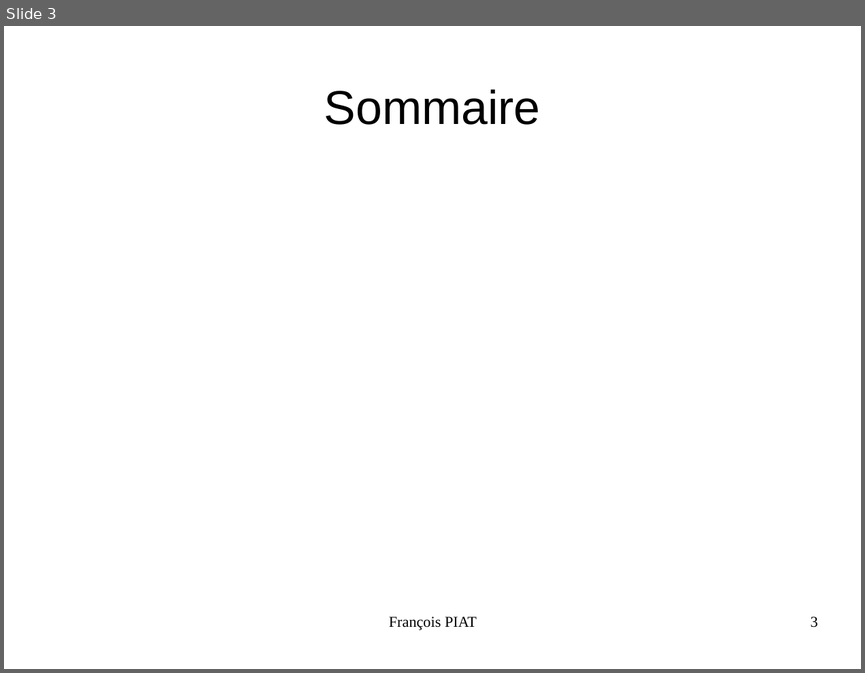
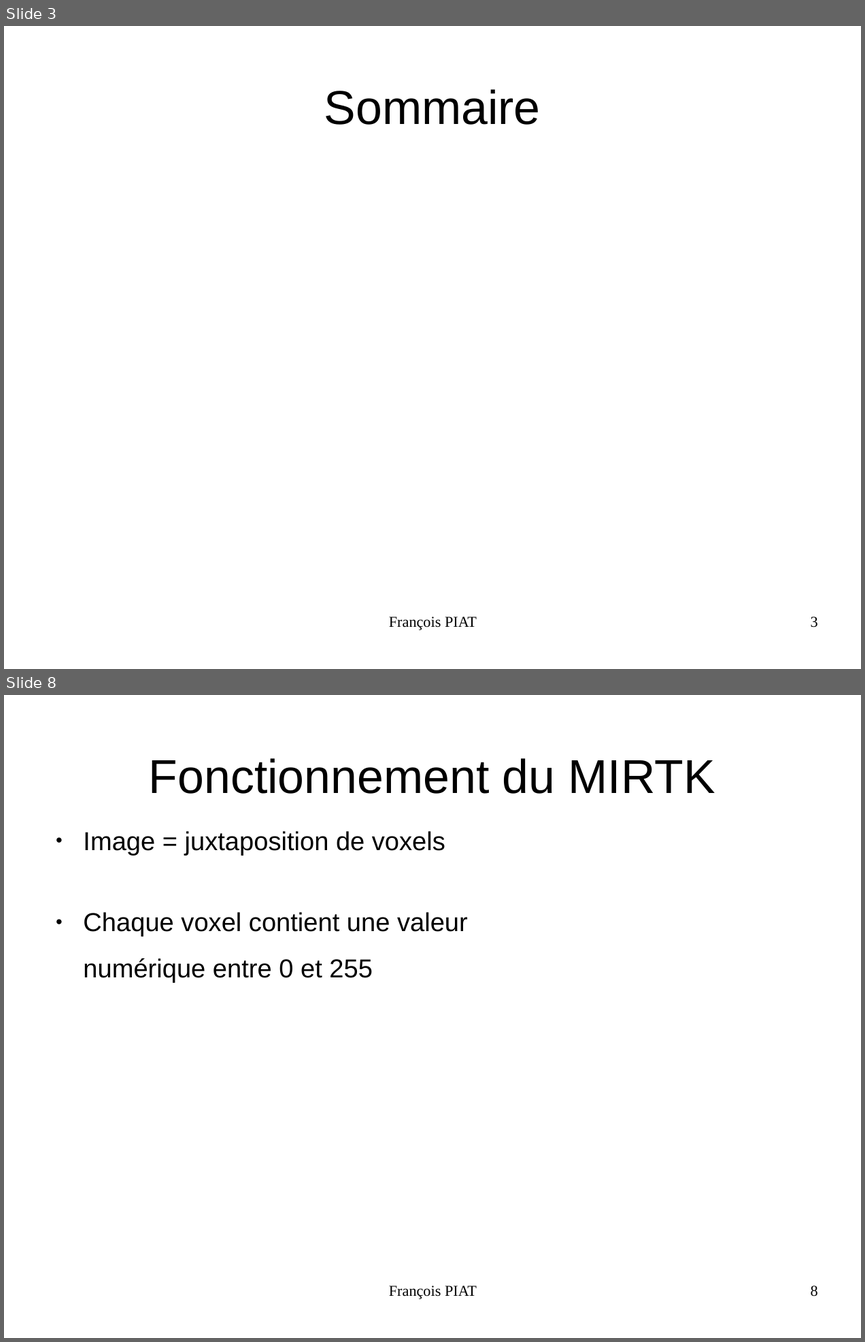
Before and after one commit to piatf/Report-2016-interniship-BioMedIA, a slide deck: presentation.odp. Shown one above the other, each under a label of ours: slide 3 before the commit, slides 3 and 8 after it; the slides between them are not shown. The pictures are 865x673 and 865x1342 pixels, drawn with LibreOffice and Linux fonts; fonts in the diff are those of the drawing. Boxes give left, top, right and bottom in pixels: in the first picture for what was removed or moved away, otherwise in the second. Text is boxed around its words. In the diff, an @@ line names an element or a change of style, - is before the commit and + after.

Commit message:
Adds some slides for gaussian blurring and transform-image

```diff
--- a/presentation.odp
+++ b/presentation.odp
@@ slide 8 added at box(4, 695, 861, 1338), background #FFFFFF @@
@@ title added at box(149, 758, 715, 794), 44 pt, text #000000 @@
+Fonctionnement du MIRTK
@@ text added at box(83, 831, 468, 983), 24 pt, text #000000 @@
+● Image = juxtaposition de voxels
+● Chaque voxel contient une valeur
+numérique entre 0 et 255
@@ text added at box(389, 1285, 477, 1299), 14 pt, text #000000 @@
+François PIAT
@@ page number added at box(810, 1285, 818, 1296), 14 pt, text #000000 @@
+8
```
Also in this commit, not shown: 4 slides changed, 12 other slides added.
